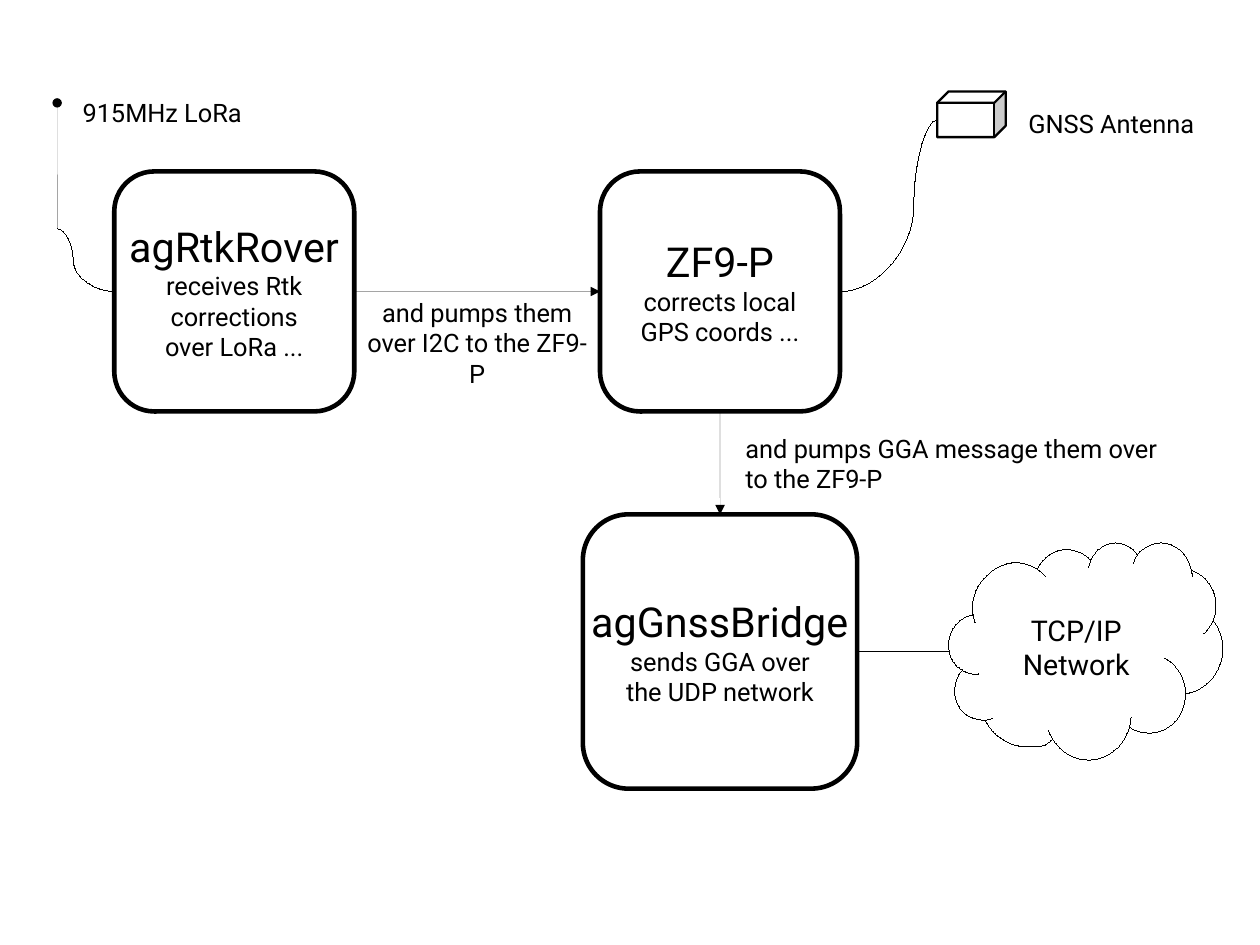
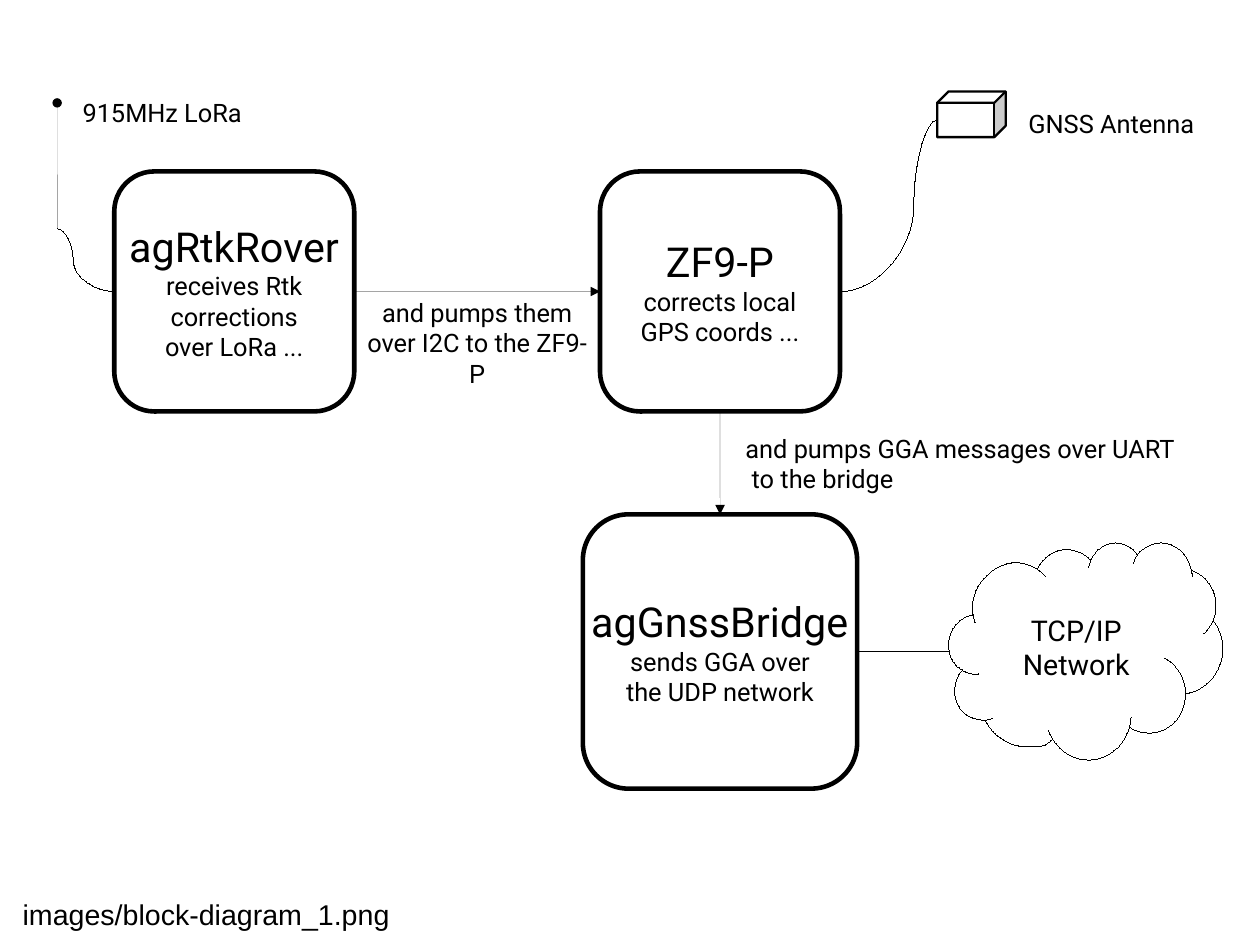
Before and after one commit to charliewprice/AgHolobox, a slide deck: slide 1 of assets/block-diagrams.odp. Drawn at 1260x945 pixels with LibreOffice and Linux fonts; fonts in the diff are those of the drawing. Boxes give left, top, right and bottom in pixels: in the first picture for what was removed or moved away, otherwise in the second. Text is boxed around its words. In the diff, an @@ line names an element or a change of style, - is before the commit and + after.

Commit message:
#1

```diff
--- a/assets/block-diagrams.odp
+++ b/assets/block-diagrams.odp
@@ text at [745,439,1174,494]: text changed @@
-and pumps GGA message them over to the ZF9-P
+and pumps GGA messages over UART to the bridge
@@ text added at [23,904,390,931], 18 pt, text #000000 @@
+images/block-diagram_1.png
```
Also in this commit, not shown: 4 other slides changed.
